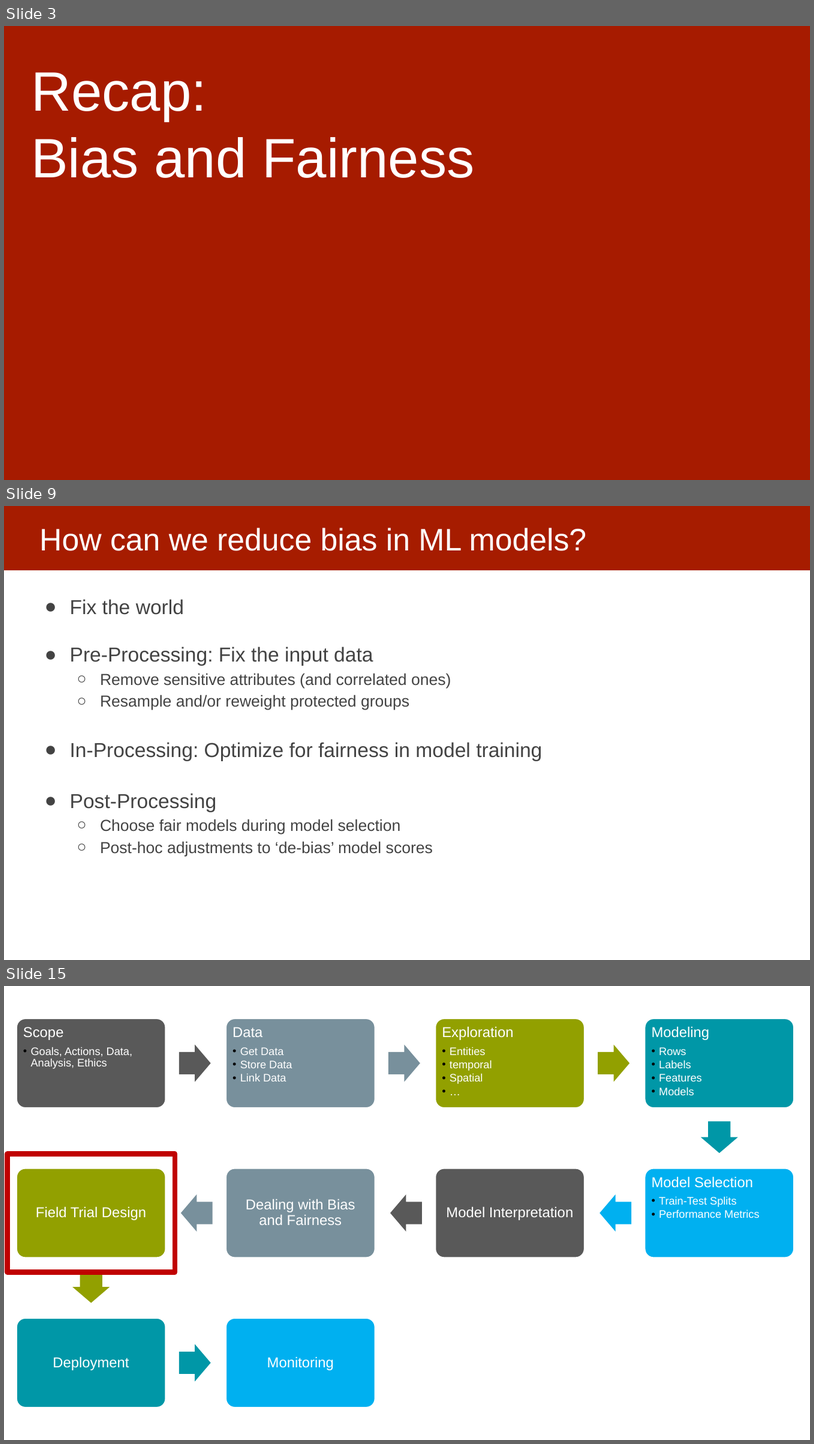
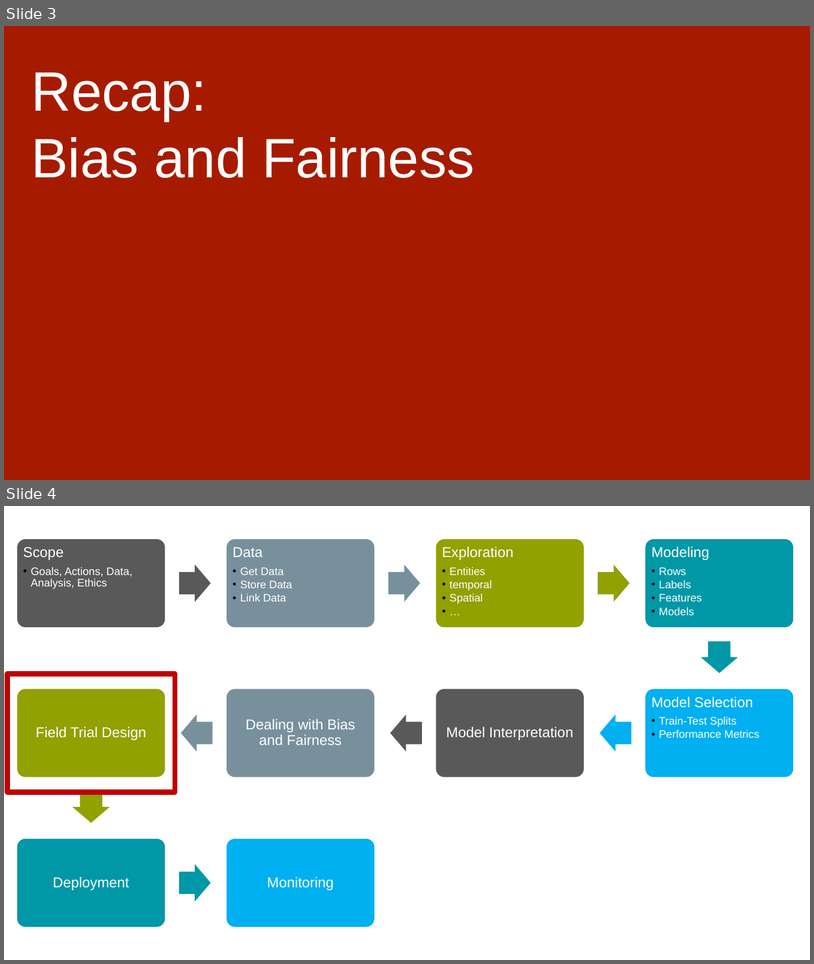
Before and after one commit to dssg/MLinPractice, a slide deck: Lectures/Lecture20-FieldValidation.pptx. Shown one above the other, each under a label of ours: slides 3, 9 and 15 before the commit, slides 3 and 4 after it; the slides between them are not shown. The pictures are 814x1444 and 814x964 pixels, drawn with LibreOffice and Linux fonts; fonts in the diff are those of the drawing. Boxes give left, top, right and bottom in pixels: in the first picture for what was removed or moved away, otherwise in the second. Text is boxed around its words. In the diff, an @@ line names an element or a change of style, - is before the commit and + after.

```diff
--- a/Lectures/Lecture20-FieldValidation.pptx
+++ b/Lectures/Lecture20-FieldValidation.pptx
@@ slide 9 removed at [4,506,810,960], background #FFFFFF @@
@@ rectangle removed at [4,506,810,570] @@
@@ title removed at [39,528,587,551] @@
-How can we reduce bias in ML models?
@@ text removed at [70,599,542,856] @@
-● Fix the world
-● Pre-Processing: Fix the input data
-  ○ Remove sensitive attributes (and correlated ones)
-  ○ Resample and/or reweight protected groups
-● In-Processing: Optimize for fairness in model training
-● Post-Processing
-  ○ Choose fair models during model selection
-  ○ Post-hoc adjustments to ‘de-bias’ model scores
@@ what was slide 15 is now slide 4 @@
```
Also in this commit, not shown: 25 other slides removed.
